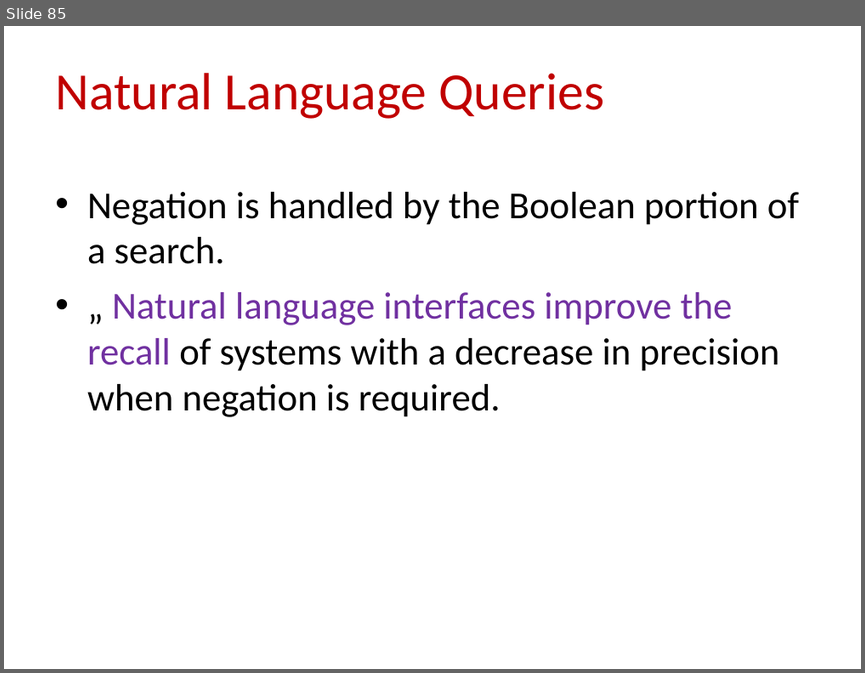
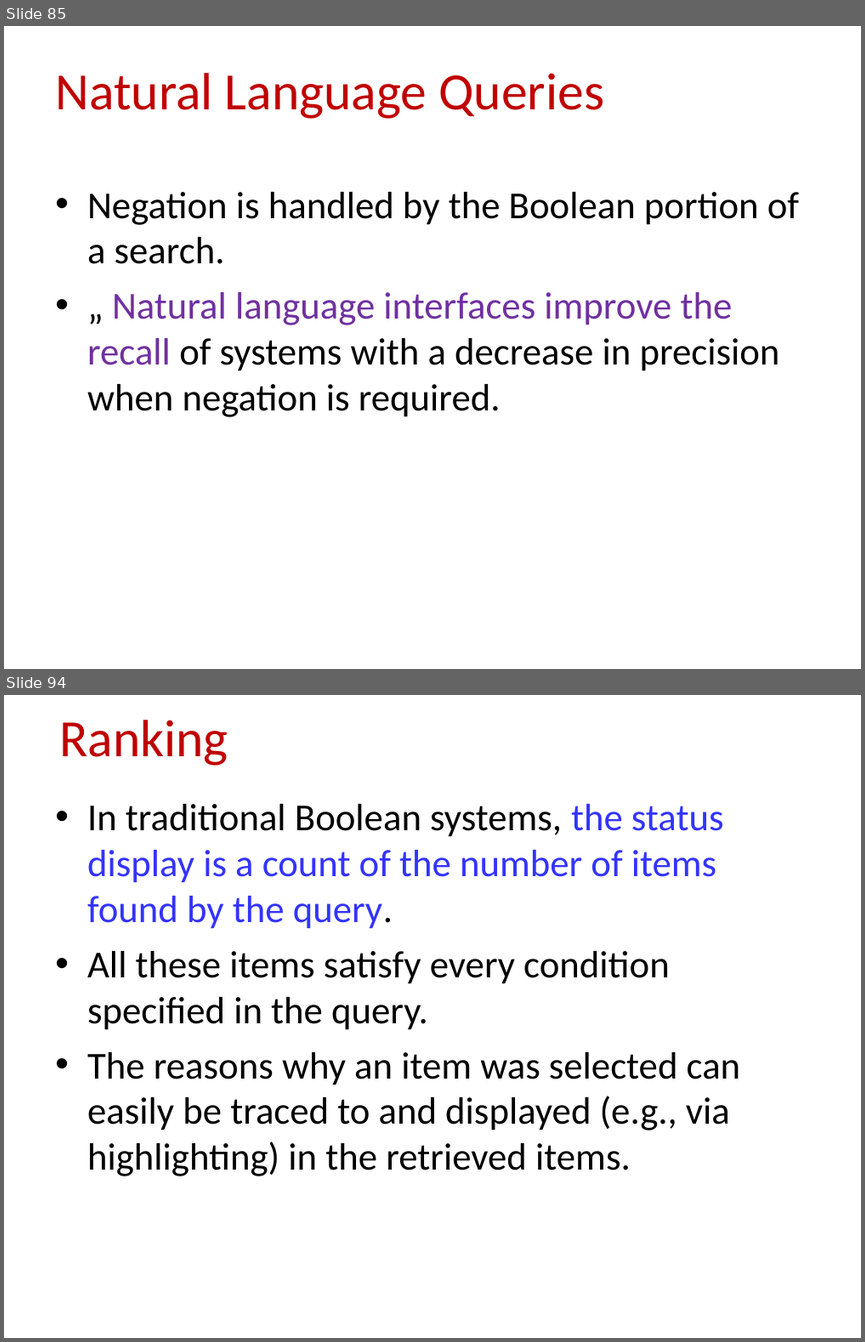
Before and after one commit to CSE-2026/4th-year-sem-1, a slide deck: IRS/UNIT I - IRS.ppt. Shown one above the other, each under a label of ours: slide 85 before the commit, slides 85 and 94 after it; the slides between them are not shown. The pictures are 865x673 and 865x1342 pixels, drawn with LibreOffice and Linux fonts; fonts in the diff are those of the drawing. Boxes give left, top, right and bottom in pixels: in the first picture for what was removed or moved away, otherwise in the second. Text is boxed around its words. In the diff, an @@ line names an element or a change of style, - is before the commit and + after.

```diff
--- a/IRS/UNIT I - IRS.ppt
+++ b/IRS/UNIT I - IRS.ppt
@@ slide 94 added at (4, 695, 861, 1338), background #FFFFFF @@
@@ title added at (59, 720, 228, 766), 44 pt, text #C00000 @@
+Ranking
@@ text added at (87, 804, 741, 1176), 32 pt, text #000000 @@
+• In traditional Boolean systems, the status display is a count of the number of items found by the query.
+• All these items satisfy every condition specified in the query.
+• The reasons why an item was selected can easily be traced to and displayed (e.g., via highlighting) in the retrieved items.
```
Also in this commit, not shown: 30 other slides added, 3 other files.
